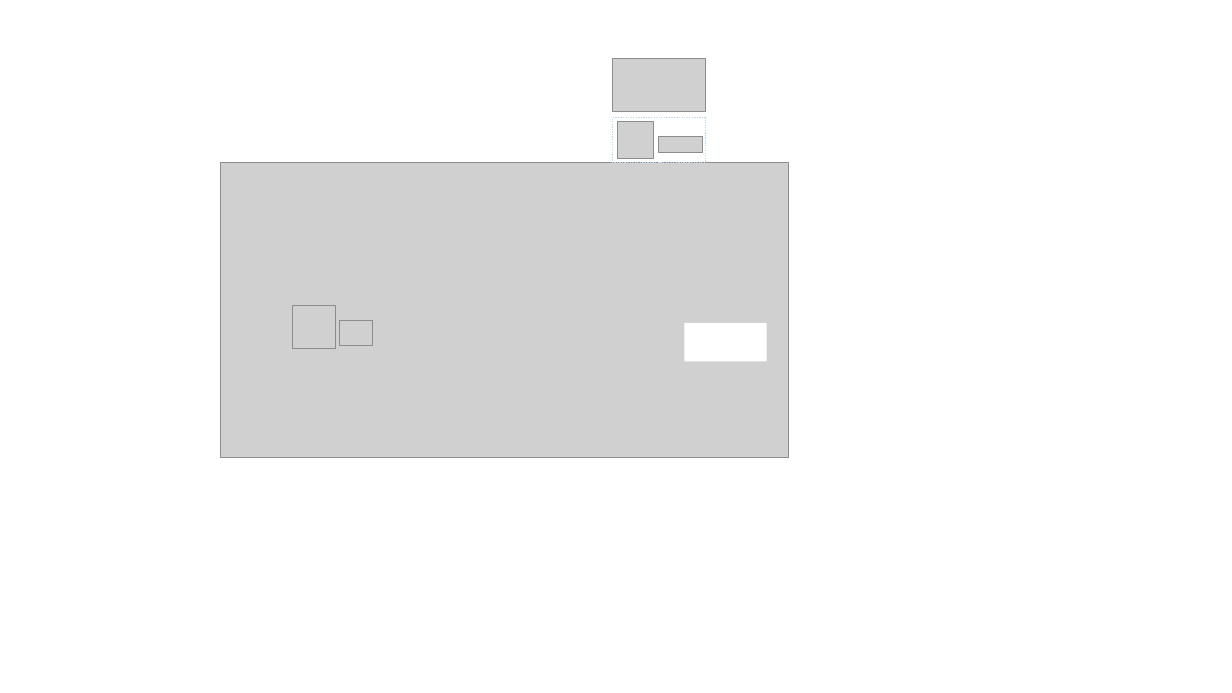
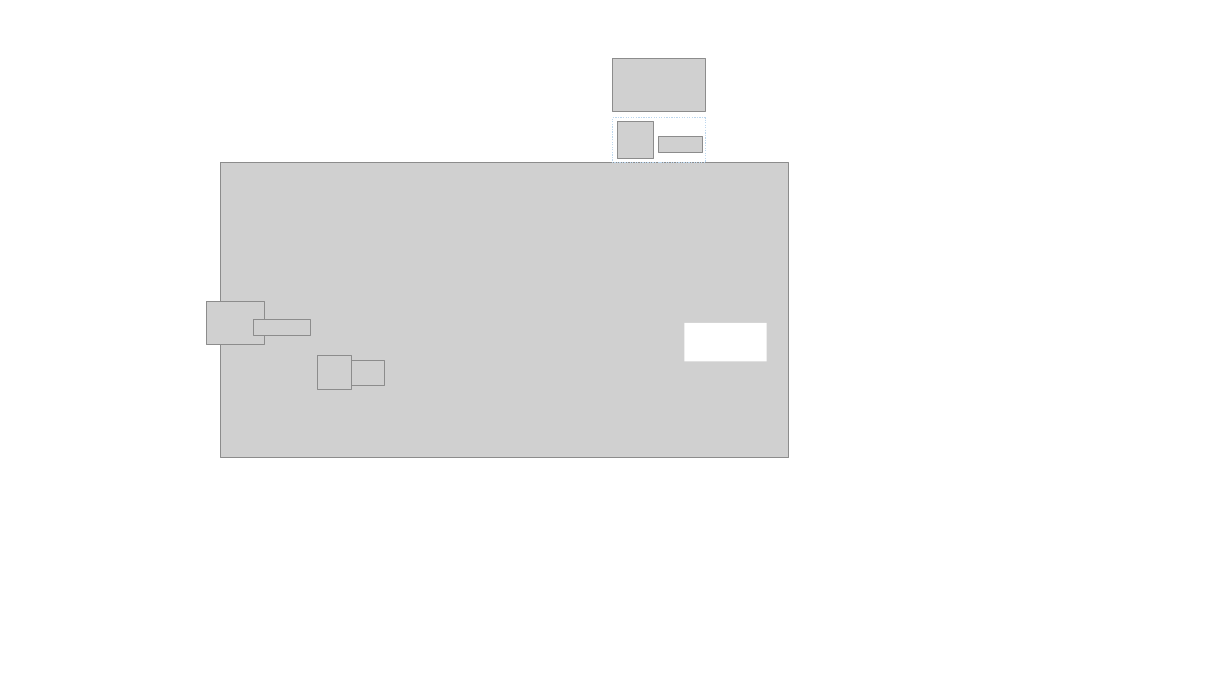
Before and after one commit to inmperfer/TFM, a slide deck: slide 4 of memoria/images/Presentación1.pptx. Drawn at 1232x693 pixels with LibreOffice and Linux fonts; fonts in the diff are those of the drawing; grey boxes stand for pictures. Boxes give left, top, right and bottom in pixels: in the first picture for what was removed or moved away, otherwise in the second. Text is boxed around its words. In the diff, an @@ line names an element or a change of style, - is before the commit and + after.

```diff
--- a/memoria/images/Presentación1.pptx
+++ b/memoria/images/Presentación1.pptx
@@ picture added at (x1=206, y1=301, x2=264, y2=345) @@
@@ picture added at (x1=253, y1=319, x2=310, y2=335) @@
@@ picture removed at (x1=292, y1=305, x2=335, y2=348) @@
@@ picture added at (x1=318, y1=356, x2=352, y2=391) @@
@@ picture moved from (x1=339, y1=321, x2=372, y2=346) to (x1=352, y1=360, x2=385, y2=385) @@
```
Also in this commit, not shown: 6 other files.
